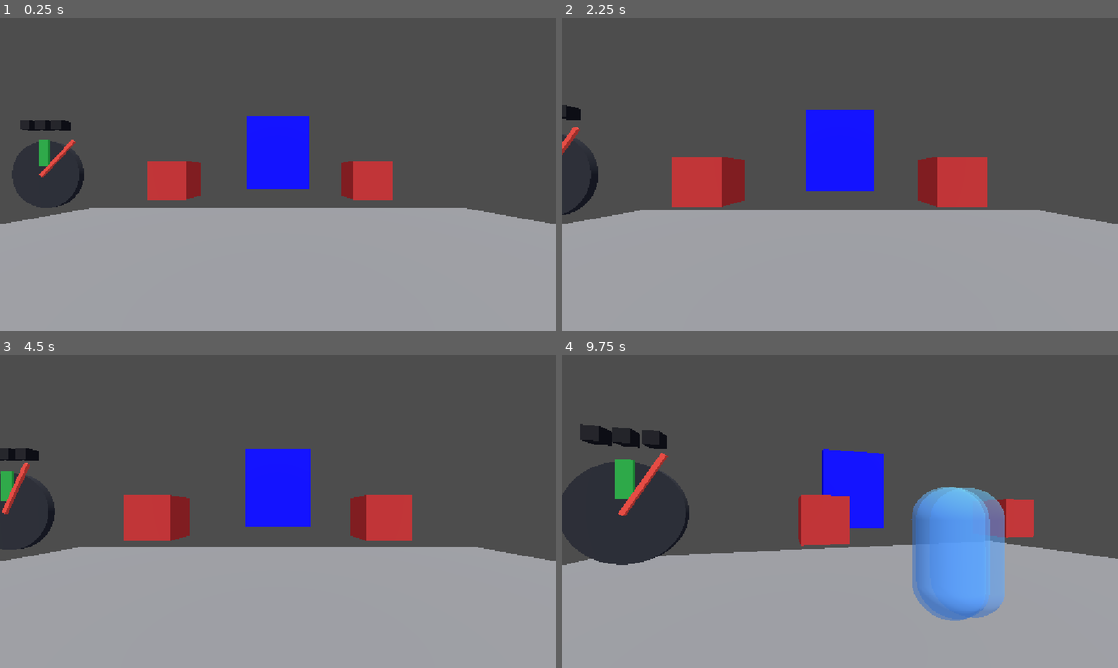
Above: before the commit, frames 1-4 (two rows, left to right).
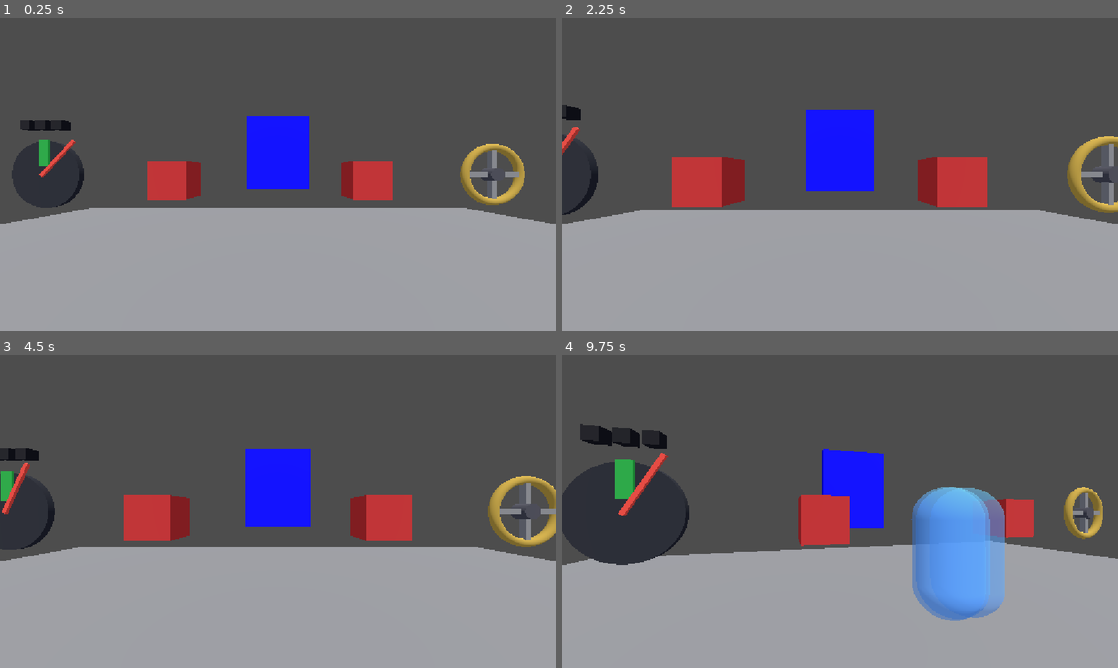
Above: after the commit, the same moments.

Repository: WasteIy/InovaJam
Game: Godot game, scene res://Game/demo.tscn
Same seed, same stepped clock (60 frames per second), same inputs: the game is played once before the commit and once after it.
Inputs (mouse positions are in pixels of both pictures, inside the frame that each line leads up to):
- Up to frame 1 (0.25 s): no input
- Up to frame 2 (2.25 s): move the mouse to (867, 174) at 0.52 s; hold E (interact) 0.53-1.28 s; hold W (move_forward) from 0.53 s (still down); move the mouse to (812, 174) at 1.27 s; tap E (interact) at 1.35 s; move the mouse to (851, 168) at 2.02 s; hold R (rewind) from 2.03 s (still down)
- Up to frame 3 (4.5 s): keep holding W (move_forward); tap E (interact) at 2.3, 2.85 s; move the mouse to (272, 517) at 2.77 s; release R (rewind) at 2.78 s; move the mouse to (316, 514) at 3.52 s; hold E (interact) 3.53-4.28 s; move the mouse to (233, 508) at 4.27 s; tap R (rewind) at 4.35 s
- Up to frame 4 (9.75 s): tap E (interact) at 4.55, 5.85, 6.8, 7.35, 9.05 s; move the mouse to (845, 511) at 5.02 s; hold E (interact) 5.03-5.78 s; move the mouse to (817, 505) at 5.77 s; release W (move_forward) at 5.78 s; hold D (move_right) 5.78-6.53 s; move the mouse to (867, 511) at 6.52 s; hold R (rewind) 6.53-7.28 s; hold W (move_forward) 6.53-8.78 s; move the mouse to (812, 511) at 7.27 s; move the mouse to (851, 505) at 8.02 s; hold E (interact) 8.03-8.78 s; move the mouse to (834, 517) at 8.77 s; hold A (move_left) 8.78-9.53 s; tap R (rewind) at 8.85 s; move the mouse to (878, 514) at 9.52 s; hold W (move_forward) from 9.53 s (still down); hold E (interact) from 9.53 s (still down)

The runs differ from the first frame. In frame 1, 1.1% of the frame differs, in the area x 82-95%, y 40-60%; in frame 2, 1.0%; in frame 3, 1.3%, in the area x 87-100%, y 38-62%; in frame 4, 0.7%.

Commit message:
Mais tarefas

Diff:
--- a/Game/Interact/hold_button.gd
+++ b/Game/Interact/hold_button.gd
@@ -3,23 +3,25 @@
 @export var pressed_color : Color = Color(0.2, 1, 0.3)
 @export var idle_color : Color = Color(0.8, 0.2, 0.2)
 
-@onready var mesh = $Body/Mesh
+@onready var mesh = $Mesh
 
 var pressed = false
 
 var _material
 
-func _ready():
-	super._ready()
+func setup():
 	_material = StandardMaterial3D.new()
 	mesh.material_override = _material
 	_paint(false)
 
-func evaluate(count):
+func on_hold(count):
 	var now = count > 0
 	if now != pressed:
 		pressed = now
 		_paint(now)
+
+func is_active():
+	return pressed
 
 func reset_state():
 	pressed = false
--- a/Game/Interact/interactable.gd
+++ b/Game/Interact/interactable.gd
@@ -1,16 +1,37 @@
 class_name Interactable
-extends Node3D
+extends StaticBody3D
 
 var _reports = {}
 
 func _ready():
 	TimeLoop.loop_reset.connect(_on_loop_reset)
+	setup()
 
-func report(agent):
+func report(agent, turn = 0.0):
+	var was_held = _reports.has(agent) and _reports[agent] >= TimeLoop.tick - 1
 	_reports[agent] = TimeLoop.tick
+	if not was_held:
+		on_press(agent)
+	if turn != 0.0:
+		on_turn(agent, turn)
 
-func evaluate(_count):
+func setup():
 	pass
+
+func grabs():
+	return false
+
+func on_press(_agent):
+	pass
+
+func on_hold(_count):
+	pass
+
+func on_turn(_agent, _amount):
+	pass
+
+func is_active():
+	return false
 
 func reset_state():
 	pass
@@ -22,7 +43,7 @@
 			count += 1
 		else:
 			_reports.erase(agent)
-	evaluate(count)
+	on_hold(count)
 
 func _on_loop_reset():
 	_reports.clear()
--- a/Game/Interact/multi_lock.gd
+++ b/Game/Interact/multi_lock.gd
@@ -1,11 +1,11 @@
 extends Node3D
 
-@export var buttons : Array[NodePath] = []
+@export var parts : Array[NodePath] = []
 @export var door : NodePath
 
 func _physics_process(_delta):
-	for path in buttons:
-		if not get_node(path).pressed:
+	for path in parts:
+		if not get_node(path).is_active():
 			get_node(door).show()
 			return
 	get_node(door).hide()
--- a/Game/Interact/pressure_valve.gd
+++ b/Game/Interact/pressure_valve.gd
@@ -16,27 +16,30 @@
 var _strikes = 0
 var _materials = []
 
-func _ready():
-	super._ready()
+func setup():
 	for light in lights:
 		var material = StandardMaterial3D.new()
 		light.material_override = material
 		_materials.append(material)
 	_paint_lights()
 
-func report(agent):
-	var held = _reports.has(agent) and _reports[agent] >= TimeLoop.tick - 1
-	super.report(agent)
-	if not held:
-		_press()
+func on_press(_agent):
+	if stabilized or absf(_offset()) > GREEN_ZONE:
+		return
+	_strikes += 1
+	if _strikes >= STRIKES_TO_STABILIZE:
+		stabilized = true
+	_paint_lights()
+
+func is_active():
+	return stabilized
 
 func reset_state():
 	stabilized = false
 	_strikes = 0
 	_paint_lights()
 
-func _physics_process(delta):
-	super._physics_process(delta)
+func _process(_delta):
 	needle.rotation.z = -_offset() * MAX_ANGLE
 
 func _offset():
@@ -44,14 +47,6 @@
 		return 0.0
 	return sin(TimeLoop.tick * SPEED)
 
-func _press():
-	if stabilized or absf(_offset()) > GREEN_ZONE:
-		return
-	_strikes += 1
-	if _strikes >= STRIKES_TO_STABILIZE:
-		stabilized = true
-	_paint_lights()
-
 func _paint_lights():
 	for i in _materials.size():
 		var on = i < _strikes
--- a/Game/Interact/pressure_valve.tscn
+++ b/Game/Interact/pressure_valve.tscn
@@ -31,12 +31,10 @@
 [sub_resource type="StandardMaterial3D" id="NeedleMat"]
 albedo_color = Color(0.95, 0.3, 0.25, 1)
 
-[node name="Pressure Valve" type="Node3D"]
+[node name="Pressure Valve" type="StaticBody3D"]
 script = ExtResource("1")
 
-[node name="Body" type="StaticBody3D" parent="."]
-
-[node name="Collision" type="CollisionShape3D" parent="Body"]
+[node name="Collision" type="CollisionShape3D" parent="."]
 shape = SubResource("FaceShape")
 
 [node name="Dial" type="MeshInstance3D" parent="."]
--- /dev/null
+++ b/Game/Interact/turn_valve.gd
@@ -0,0 +1,54 @@
+extends Interactable
+
+@export var target_min : float = 340.0
+@export var target_max : float = 360.0
+@export var max_angle : float = 360.0
+@export var sensitivity : float = 0.5
+@export var return_speed : float = 0.0
+
+@export var done_color : Color = Color(0.2, 1, 0.3)
+@export var idle_color : Color = Color(0.75, 0.62, 0.25)
+
+@onready var wheel = $Wheel
+@onready var rim = $Wheel/Rim
+
+var angle = 0.0
+
+var _material
+
+func setup():
+	_material = StandardMaterial3D.new()
+	rim.material_override = _material
+	_paint()
+
+func grabs():
+	return true
+
+func on_turn(_agent, amount):
+	angle = clamp(angle + amount * sensitivity, 0.0, max_angle)
+	_paint()
+
+func on_hold(count):
+	if count > 0 or return_speed <= 0.0 or angle <= 0.0:
+		return
+	angle = max(angle - return_speed / Engine.physics_ticks_per_second, 0.0)
+	_paint()
+
+func is_active():
+	return angle >= target_min and angle <= target_max
+
+func progress():
+	return angle / max_angle
+
+func reset_state():
+	angle = 0.0
+	_paint()
+
+func _process(_delta):
+	wheel.rotation.z = -deg_to_rad(angle)
+
+func _paint():
+	var done = is_active()
+	_material.albedo_color = done_color if done else idle_color
+	_material.emission_enabled = done
+	_material.emission = done_color
--- /dev/null
+++ b/Game/Interact/turn_valve.tscn
@@ -0,0 +1,45 @@
+[gd_scene load_steps=6 format=3]
+
+[ext_resource type="Script" path="res://Game/Interact/turn_valve.gd" id="1"]
+
+[sub_resource type="BoxShape3D" id="FaceShape"]
+size = Vector3(1.3, 1.3, 0.4)
+
+[sub_resource type="TorusMesh" id="RimMesh"]
+inner_radius = 0.46
+outer_radius = 0.6
+
+[sub_resource type="BoxMesh" id="SpokeMesh"]
+size = Vector3(1.15, 0.09, 0.09)
+
+[sub_resource type="StandardMaterial3D" id="HubMat"]
+albedo_color = Color(0.3, 0.3, 0.33, 1)
+
+[sub_resource type="CylinderMesh" id="HubMesh"]
+top_radius = 0.13
+bottom_radius = 0.13
+height = 0.22
+
+[node name="Turn Valve" type="StaticBody3D"]
+script = ExtResource("1")
+
+[node name="Collision" type="CollisionShape3D" parent="."]
+shape = SubResource("FaceShape")
+
+[node name="Wheel" type="Node3D" parent="."]
+
+[node name="Rim" type="MeshInstance3D" parent="Wheel"]
+transform = Transform3D(1, 0, 0, 0, 0, 1, 0, -1, 0, 0, 0, 0)
+mesh = SubResource("RimMesh")
+
+[node name="Spoke A" type="MeshInstance3D" parent="Wheel"]
+mesh = SubResource("SpokeMesh")
+
+[node name="Spoke B" type="MeshInstance3D" parent="Wheel"]
+transform = Transform3D(0, -1, 0, 1, 0, 0, 0, 0, 1, 0, 0, 0)
+mesh = SubResource("SpokeMesh")
+
+[node name="Hub" type="MeshInstance3D" parent="."]
+transform = Transform3D(1, 0, 0, 0, 0, 1, 0, -1, 0, 0, 0, 0)
+mesh = SubResource("HubMesh")
+surface_material_override/0 = SubResource("HubMat")
--- a/Game/Player/player.gd
+++ b/Game/Player/player.gd
@@ -8,7 +8,11 @@
 @onready var ray = $Head/Ray
 
 var frames = []
+
 var _action
+var _turn = 0.0
+var _grabbing = false
+var _mouse = Vector2.ZERO
 var _spawn_position
 var _spawn_yaw
 
@@ -24,6 +28,7 @@
 		"yaw": rotation.y,
 		"pitch": head.rotation.x,
 		"act": _action,
+		"turn": _turn,
 	})
 
 func reset():
@@ -35,8 +40,10 @@
 
 func _unhandled_input(event):
 	if event is InputEventMouseMotion:
-		rotate_y(-event.relative.x * MOUSE_SENSITIVITY)
-		head.rotation.x = clamp(head.rotation.x - event.relative.y * MOUSE_SENSITIVITY, -1.5, 1.5)
+		_mouse += event.relative
+		if not _grabbing:
+			rotate_y(-event.relative.x * MOUSE_SENSITIVITY)
+			head.rotation.x = clamp(head.rotation.x - event.relative.y * MOUSE_SENSITIVITY, -1.5, 1.5)
 	if event.is_action_pressed("rewind"):
 		TimeLoop.rewind()
 
@@ -50,8 +57,14 @@
 	move_and_slide()
 
 	_action = null
+	_turn = 0.0
+	_grabbing = false
 	if Input.is_action_pressed("interact") and ray.is_colliding():
-		var target = ray.get_collider().get_parent()
+		var target = ray.get_collider()
 		if target is Interactable:
 			_action = target.get_path()
-			target.report(self)
+			_grabbing = target.grabs()
+			if _grabbing:
+				_turn = _mouse.x
+			target.report(self, _turn)
+	_mouse = Vector2.ZERO
--- a/Game/Time Loop/clone_replayer.gd
+++ b/Game/Time Loop/clone_replayer.gd
@@ -16,4 +16,4 @@
 	rotation.y = f["yaw"]
 	head.rotation.x = f["pitch"]
 	if f["act"]:
-		get_node(f["act"]).report(self)
+		get_node(f["act"]).report(self, f["turn"])
--- a/Game/demo.tscn
+++ b/Game/demo.tscn
@@ -5,6 +5,7 @@
 [ext_resource type="Script" uid="uid://duw5ogh6gfafm" path="res://Game/Interact/multi_lock.gd" id="3"]
 [ext_resource type="PackedScene" path="res://Game/Player/player.tscn" id="4"]
 [ext_resource type="PackedScene" path="res://Game/Interact/pressure_valve.tscn" id="5"]
+[ext_resource type="PackedScene" path="res://Game/Interact/turn_valve.tscn" id="6"]
 
 [sub_resource type="Environment" id="Env_1"]
 ambient_light_source = 2
@@ -51,39 +52,40 @@
 [node name="Player" parent="." unique_id=1972873706 instance=ExtResource("4")]
 transform = Transform3D(1, 0, 0, 0, 1, 0, 0, 0, 1, 0, -4.4703484e-08, 1)
 
-[node name="Button A" type="Node3D" parent="." unique_id=485087377]
+[node name="Button A" type="StaticBody3D" parent="." unique_id=485087377]
 transform = Transform3D(1, 0, 0, 0, 1, 0, 0, 0, 1, -2, 1.5, -3)
 script = ExtResource("2")
 
-[node name="Body" type="StaticBody3D" parent="Button A" unique_id=1860657530]
-
-[node name="Collision" type="CollisionShape3D" parent="Button A/Body" unique_id=1052829412]
+[node name="Collision" type="CollisionShape3D" parent="Button A" unique_id=1052829412]
 shape = SubResource("BoxShape3D_c0tns")
 
-[node name="Mesh" type="MeshInstance3D" parent="Button A/Body" unique_id=878325706]
+[node name="Mesh" type="MeshInstance3D" parent="Button A" unique_id=878325706]
 mesh = SubResource("BoxMesh_vkte0")
 
-[node name="Button B" type="Node3D" parent="." unique_id=229173319]
+[node name="Button B" type="StaticBody3D" parent="." unique_id=229173319]
 transform = Transform3D(1, 0, 0, 0, 1, 0, 0, 0, 1, 1.6999998, 1.5, -3)
 script = ExtResource("2")
 
-[node name="Body" type="StaticBody3D" parent="Button B" unique_id=1437543615]
-
-[node name="Collision" type="CollisionShape3D" parent="Button B/Body" unique_id=831810271]
+[node name="Collision" type="CollisionShape3D" parent="Button B" unique_id=831810271]
 shape = SubResource("BoxShape3D_c0tns")
 
-[node name="Mesh" type="MeshInstance3D" parent="Button B/Body" unique_id=690935777]
+[node name="Mesh" type="MeshInstance3D" parent="Button B" unique_id=690935777]
 mesh = SubResource("BoxMesh_vkte0")
 
 [node name="Multi Lock" type="Node3D" parent="." unique_id=756868361]
 transform = Transform3D(1, 0, 0, 0, 1, 0, 0, 0, 1, 0, 2, -5)
 script = ExtResource("3")
-buttons = Array[NodePath]([NodePath("../Button A"), NodePath("../Button B")])
+parts = Array[NodePath]([NodePath("../Button A"), NodePath("../Button B")])
 door = NodePath("../Door")
 
 [node name="Pressure Valve" parent="." unique_id=344320403 instance=ExtResource("5")]
 transform = Transform3D(1, 0, 0, 0, 1, 0, 0, 0, 1, -4.5, 1.6, -3)
 
+[node name="Turn Valve" parent="." unique_id=392109906 instance=ExtResource("6")]
+transform = Transform3D(1, 0, 0, 0, 1, 0, 0, 0, 1, 4.2, 1.6, -3)
+target_min = 360.0
+return_speed = 25.0
+
 [node name="Door" type="MeshInstance3D" parent="." unique_id=2054622661]
 transform = Transform3D(1, 0, 0, 0, 1, 0, 0, 0, 1, 0, 2.5, -7.5)
 mesh = SubResource("BoxMesh_2gbv4")
Not shown, added: Game/Interact/turn_valve.gd.uid
